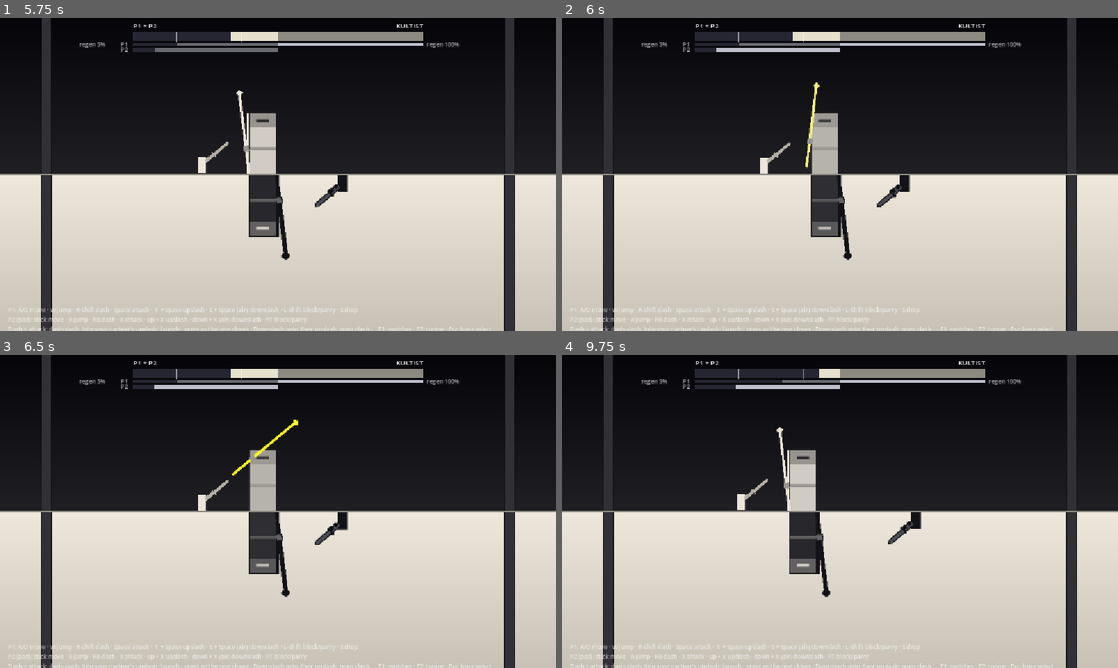
Above: before the commit, frames 1-4 (two rows, left to right).
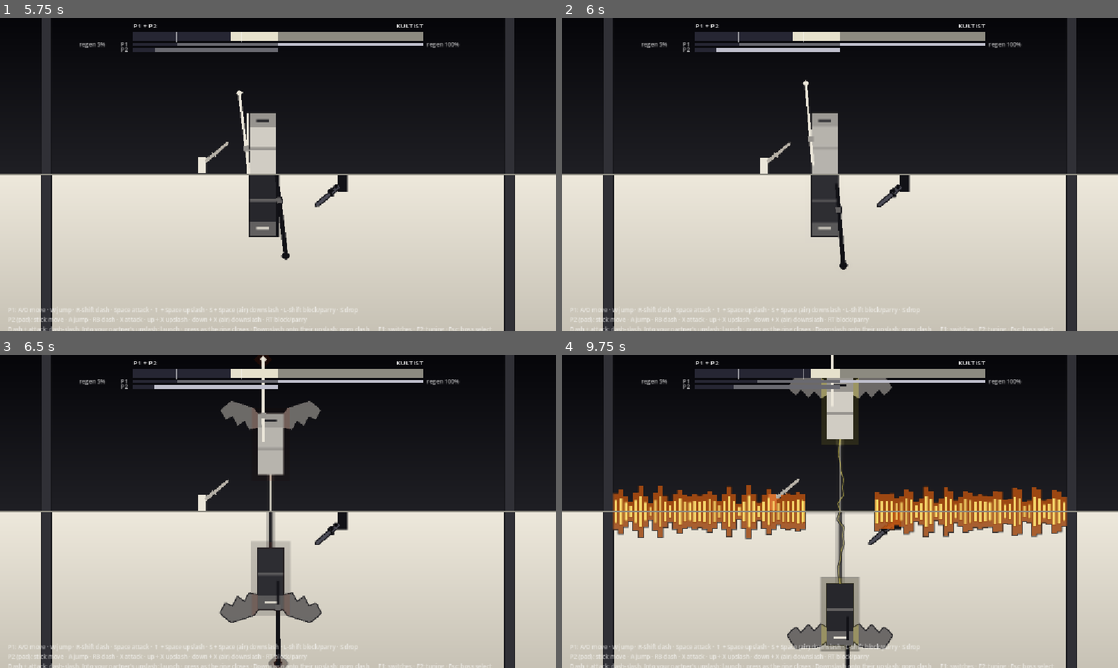
Above: after the commit, the same moments.

Repository: KayFisch/coop-sekiro-like
Game: Godot game, scene res://levels/kultist/kultist_room.tscn
Two runs of this game, one before a commit and one after it. Both use one fixed random seed, a clock stepped at 60 frames per second and the inputs below. This scene is started directly instead of the project's main scene. Sound files missing from this copy of the repository are replaced by a short silence.
Inputs (mouse positions are in pixels of both pictures, inside the frame that each line leads up to):
- Up to frame 1 (5.75 s): tap Enter at 0.5 s; move the mouse to (400, 158) at 0.52 s; hold Right 0.53-1.25 s; tap M at 0.6 s; click (400, 158) at 0.67 s; tap W (p1_jump) at 0.77, 1.07, 3.77, 4.07 s; drag from (166, 190) to (233, 280) at 1.27 s; move the mouse to (333, 105) at 2.02 s; hold Right 2.03-2.75 s; tap E at 2.1 s; drag from (250, 237) to (111, 127) at 2.77 s; move the mouse to (444, 221) at 3.52 s; hold Left 3.53-4.25 s; tap X at 3.6 s; drag from (111, 127) to (194, 96) at 4.27 s; move the mouse to (305, 174) at 5.02 s; hold Down from 5.03 s (still down); tap T at 5.1 s; click (305, 174) at 5.17 s
- Up to frame 2 (6 s): release Down at 5.75 s; tap R (restart) at 5.75 s; drag from (756, 96) to (767, 280) at 5.77 s
- Up to frame 3 (6.5 s): no input
- Up to frame 4 (9.75 s): move the mouse to (962, 495) at 6.52 s; hold Up 6.53-7.25 s; tap K at 6.6 s; tap W (p1_jump) at 6.77, 7.07 s; drag from (728, 527) to (895, 617) at 7.27 s; move the mouse to (895, 442) at 8.02 s; hold Down 8.03-8.75 s; tap N at 8.1 s; drag from (812, 574) to (673, 464) at 8.77 s; move the mouse to (1006, 558) at 9.52 s; hold Up from 9.53 s (still down); tap P at 9.6 s; click (1006, 558) at 9.67 s

Frame 1 is identical in both runs. In frame 2, 0.7% of the frame differs, in the area x 43-53%, y 19-81%; in frame 3, 5.3%; in frame 4, 15%, in the area x 9-91%, y 0-100%.

Commit message:
feat(kultist): add fire and lightning, his first great attack
He flies up over the middle and channels. Embers glow from the walls in
to a safe place in the middle, then fire erupts at the walls and runs
inward (no parry, no block: get out of it). Then lightning crackles
between his two images through the axis and strikes the middle: a
parrier's blade holds its energy for a moment; parried by both, it goes
back up into him. Then he comes down.

Co-Authored-By: Claude Opus 5.5 <noreply@anthropic.com>

Diff:
--- /dev/null
+++ b/actors/bosses/kultist/attacks/fire_and_lightning.gd
@@ -0,0 +1,176 @@
+class_name KultistFireAndLightning
+extends Attack
+## Fire, then lightning. FIRE_AND_LIGHTNING, the Kultist's first great attack (kultist.gd, "Fire
+## and lightning"):
+## 1. He flies to the middle of the room and up (channel_rise_time: the telegraph), his wings
+##    open, and channels: his staves held up over him, their heads glowing.
+## 2. Fire (magic/fire_wave.gd): embers where it will burn, from the walls in to the safe place in
+##    the middle (fire_tell_time), then it erupts at the walls and runs inward (fire_speed), each
+##    place burning fire_burn_time. Get into the middle: fire can't be parried or blocked.
+## 3. As it reaches the safe place, lightning (magic/lightning_bolt.gd) between his two images,
+##    through the axis: it crackles yellow (bolt_tell_time), flashes red (bolt_cue_time), and
+##    strikes everyone within its width (bolt_width) round the middle. Each has to parry it (the
+##    LIGHTNING rule). A parrier's blade holds its energy for a moment (absorb_time). Parried by
+##    both, it goes back up into him: a hit (reflect_heavy). Anyone in it who didn't parry is hit
+##    (bolt_heavy), or chipped behind a block.
+## 4. He stays up a moment (bolt_after_time), comes down (descend_time) and recovers (fire_recover).
+## Up there he has no guard: whoever reaches him hits him.
+
+enum Phase { NONE, EMBERS, BOLT, AFTER, DESCENDING }
+
+const GLOW_ALPHA = 0.35  # his glow, channeling
+
+var reflected = false  # this run's bolt went back into him (the tests read it)
+var _time = 0.0  # s since the attack proper began (execute())
+var _fire: KultistFire = null
+var _bolt: KultistBolt = null
+var _bolt_from = 0.0  # when the lightning begins to crackle (s, as _time)...
+var _bolt_at = 0.0  # ...and when it strikes
+var _cued = false
+var _cut_short = false
+
+
+func get_attack_name() -> String:
+	return "FIRE_AND_LIGHTNING"
+
+
+func fits(_boss_node) -> bool:
+	return true
+
+
+# Nobody needs to be near: he flies to the middle wherever they are.
+func needs_reach() -> bool:
+	return false
+
+
+# The middle of the room: where he flies, the safe place and the bolt.
+static func middle() -> float:
+	return (BaseBoss.ARENA_LEFT + BaseBoss.ARENA_RIGHT) / 2.0
+
+
+func start(boss_node, player_nodes: Array):
+	super(boss_node, player_nodes)
+	reflected = false
+	_time = 0.0
+	_fire = null
+	_bolt = null
+	_cued = false
+	_cut_short = false
+	boss.fly_to(Vector2(middle(), boss.home_position.y - boss.flight_height), boss.channel_rise_time)
+
+
+func get_telegraph_color() -> Color:
+	return boss.COLOR_IDLE
+
+
+func get_telegraph_duration() -> float:
+	return boss.channel_rise_time
+
+
+func update_telegraph(progress: float):
+	_channel(KultistElement.tell(KultistElement.FIRE), progress)
+
+
+func execute():
+	phase = Phase.EMBERS
+	_time = 0.0
+	boss.body.color = boss.COLOR_IDLE
+	_fire = KultistFire.light(boss, boss.get_parent())
+	_bolt_from = _fire.reaches_safe_at()
+	_bolt_at = _bolt_from + boss.bolt_tell_time + boss.bolt_cue_time
+	Sfx.play("clash_grind", -10.0)  # the embers kindling
+	_channel(KultistElement.cue(KultistElement.FIRE), 1.0)
+
+
+func update(delta: float):
+	_time += delta
+	match phase:
+		Phase.EMBERS:
+			_channel(KultistElement.cue(KultistElement.FIRE), 1.0)
+			if _time >= _bolt_from:
+				phase = Phase.BOLT
+				_bolt = KultistBolt.summon(boss, boss.get_parent())
+				Sfx.play("clash_grind", -12.0)  # the lightning crackling
+		Phase.BOLT:
+			var cue_at = _bolt_at - boss.bolt_cue_time
+			var lightning = KultistElement.tell(KultistElement.LIGHTNING)
+			if _time < cue_at:
+				_channel(lightning, 1.0)
+				if is_instance_valid(_bolt):
+					_bolt.tell((_time - _bolt_from) / maxf(cue_at - _bolt_from, 0.01))
+			elif _time < _bolt_at:
+				_channel(KultistElement.cue(KultistElement.LIGHTNING), 1.0)
+				if not _cued:
+					_cued = true
+					Sfx.play("stab", -2.0)  # the cue
+					if is_instance_valid(_bolt):
+						_bolt.cue()
+			else:
+				_strike()
+				if completed:
+					return  # it went back into him and broke him, or killed him
+				phase = Phase.AFTER
+				timer = boss.bolt_after_time
+		Phase.AFTER:
+			timer -= delta
+			_channel(KultistElement.tell(KultistElement.LIGHTNING), clampf(timer / maxf(boss.bolt_after_time, 0.01), 0.0, 1.0))
+			if timer <= 0.0:
+				boss.land(boss.descend_time)
+				phase = Phase.DESCENDING
+		Phase.DESCENDING:
+			_channel(Color.WHITE, 0.0)
+			if not boss.is_aloft():
+				finish(boss.fire_recover)
+
+
+# The lightning strikes: on everyone within its width round him. Parried by every player, it
+# goes back into him.
+func _strike():
+	var x = boss.global_position.x
+	var everyone = boss.get_players()
+	var under = everyone.filter(func(p): return absf(p.global_position.x - x) <= boss.bolt_width / 2.0)
+	var parriers = []
+	for p in under:
+		if boss.land_on(p, KultistElement.LIGHTNING, boss.bolt_heavy, null, true) == KultistElement.PARRIED:
+			parriers.append(p)
+			# The parrier holds its energy for a moment: their blade lit, and crackling.
+			p.cue_sync(boss.absorb_time, KultistElement.tell(KultistElement.LIGHTNING))
+			if is_instance_valid(_bolt):
+				_bolt.absorb(p, boss.absorb_time)
+			parry_success.emit(p, "kultist_bolt")
+	# TODO(design): a player outside it can't parry it, so it isn't sent back; it doesn't hit them.
+	reflected = not everyone.is_empty() and parriers.size() == everyone.size()
+	if is_instance_valid(_bolt):
+		_bolt.strike(reflected)
+	Sfx.play("grand_impact", -4.0)
+	Dev.note("kultist_bolt", {"under": under.size(), "parried": parriers.size(), "reflected": reflected})
+	if reflected:
+		boss.spawn_sparks(boss.global_position + Vector2(0.0, boss.body.size.y / 2.0), 24, Color.WHITE)
+		boss.take_reflection(boss.reflect_heavy)
+
+
+# His staves held up over him, their heads glowing `color` (`alpha`), and he with them.
+func _channel(color: Color, alpha: float):
+	for layer in boss.LAYERS:
+		boss.pose_staff(layer, boss.POSE_CHANNEL)
+		boss.tint_staff(layer, null)
+		boss.light_head(layer, color, alpha)
+	boss.set_glow(color, GLOW_ALPHA * alpha)
+
+
+func interrupt():
+	_cut_short = true
+	super()
+
+
+# Finished, the fire burns out and the bolt fades by themselves; cut short (staggered, dead),
+# they're put out.
+func cleanup():
+	if _cut_short:
+		if is_instance_valid(_fire):
+			_fire.fizzle()
+		if is_instance_valid(_bolt):
+			_bolt.fade()
+	_fire = null
+	_bolt = null
+	_cut_short = false
--- a/actors/bosses/kultist/kultist.gd
+++ b/actors/bosses/kultist/kultist.gd
@@ -94,8 +94,9 @@
 @export var bolt_tell_time = 0.9
 ## ...then flashes red, the cue, and strikes as that ends (s). Lightning is fast.
 @export var bolt_cue_time = 0.18
-## The bolt is this wide, round his middle (px): whoever stands in it has to parry it.
-@export var bolt_width = 120.0
+## The bolt is this wide, round his middle (px): whoever stands in it has to parry it. As wide as
+## the safe place, it strikes whoever is there.
+@export var bolt_width = 180.0
 ## The bolt is a heavy attack for the sync rules, on whoever doesn't parry it.
 @export var bolt_heavy = false
 ## A parry of the bolt: the player's blade holds its energy this long (s).
@@ -163,7 +164,7 @@
 
 
 func get_attack_pool() -> Array:
-	return [KultistStaffStrikes.new(), KultistFlight.new()]
+	return [KultistStaffStrikes.new(), KultistFireAndLightning.new(), KultistFlight.new()]
 
 
 # The next attack in attack_order that can come just now; the lab's pick (dev_next) first.
--- /dev/null
+++ b/actors/bosses/kultist/magic/fire_wave.gd
@@ -0,0 +1,143 @@
+class_name KultistFire
+extends Node2D
+## The fire of FIRE_AND_LIGHTNING (attacks/fire_and_lightning.gd), on the floor, in both halves.
+## First embers glow from the walls in to the edges of the safe place in the middle, brighter and
+## brighter (the tell, `tell_time`). Then it erupts at both walls and runs inward at `speed`, and
+## each place burns `burn_time` from the moment it's reached; nothing burns in the safe place.
+## A player standing in a burning place is hit, once, and thrown toward the middle (the FIRE rule,
+## kultist_element.gd: no parry, no block: get out of it). It frees itself once burnt out.
+
+const FLAME_HEIGHT = 64.0  # px: how high the flames lick (drawn)...
+const FLAME_REACH = 48.0  # ...and how high they hit: a player whose feet are above this is over them
+const TONGUE = 12.0  # px: one tongue of flame
+const EMBER_SPACING = 9.0  # px between two embers
+const FADE_TIME = 0.25  # s a burnt-out place takes to fade; the fire's end, too
+const EDGE_WIDTH = 2.0  # the safe place's edges, marked while the embers glow
+
+var boss  # the Kultist: his blows land through him (Kultist.land_on())
+var tell_time = 1.4
+var speed = 700.0
+var burn_time = 2.2
+var left = 24.0  # the room's walls...
+var right = 1128.0
+var safe_left = 486.0  # ...and the safe place between these
+var safe_right = 666.0
+var floor_y = 600.0
+var _age = 0.0
+var _hit = []  # players it has hit
+var _out_at = -1.0  # put out (fizzle()) at this age: fading, harmless
+
+
+# Lights a fire under `parent` (the room) for the Kultist `kultist`, with his numbers.
+static func light(kultist, parent: Node) -> KultistFire:
+	var fire = KultistFire.new()
+	fire.boss = kultist
+	fire.tell_time = kultist.fire_tell_time
+	fire.speed = maxf(kultist.fire_speed, 1.0)
+	fire.burn_time = kultist.fire_burn_time
+	fire.left = BaseBoss.ARENA_LEFT
+	fire.right = BaseBoss.ARENA_RIGHT
+	var middle = (BaseBoss.ARENA_LEFT + BaseBoss.ARENA_RIGHT) / 2.0
+	fire.safe_left = middle - kultist.safe_width / 2.0
+	fire.safe_right = middle + kultist.safe_width / 2.0
+	fire.floor_y = BaseBoss.ARENA_FLOOR_Y
+	parent.add_child(fire)
+	return fire
+
+
+func _ready():
+	top_level = true
+	global_position = Vector2.ZERO
+	z_index = 5
+
+
+# When the eruption reaches the edges of the safe place (s from its lighting).
+func reaches_safe_at() -> float:
+	return tell_time + maxf(safe_left - left, right - safe_right) / speed
+
+
+# How long it burns in all (s from its lighting).
+func lifetime() -> float:
+	return reaches_safe_at() + burn_time
+
+
+func is_erupted() -> bool:
+	return _age >= tell_time
+
+
+# True while place `x` burns.
+func burning(x: float) -> bool:
+	if _out_at >= 0.0 or x <= left or x >= right or (x > safe_left and x < safe_right):
+		return false
+	var since = _age - _reached_at(x)
+	return since >= 0.0 and since < burn_time
+
+
+# Puts it out: whatever glows or burns fades, and it hits nobody any more.
+func fizzle():
+	if _out_at < 0.0:
+		_out_at = _age
+
+
+# When the eruption reaches place `x` (s from its lighting).
+func _reached_at(x: float) -> float:
+	var from_wall = x - left if x <= safe_left else right - x
+	return tell_time + from_wall / speed
+
+
+func _physics_process(delta):
+	var was = _age
+	_age += delta
+	var out = _out_at >= 0.0
+	if was < tell_time and _age >= tell_time and not out:
+		Sfx.play("counter_hit", -8.0)  # it erupts
+		Fx.shake(self, 5.0)
+	if not out and is_instance_valid(boss):
+		for p in boss.get_players():
+			if p in _hit or not burning(p.global_position.x):
+				continue
+			var feet = p.global_position.y + p.body.size.y / 2.0
+			if feet < floor_y - FLAME_REACH:
+				continue  # over the flames
+			_hit.append(p)
+			var middle = (safe_left + safe_right) / 2.0
+			var way = signf(middle - p.global_position.x)
+			boss.land_on(p, KultistElement.FIRE, boss.fire_heavy, Vector2(way * boss.fire_knockback, -boss.fire_knockback * 0.6))
+	if _age > lifetime() + FADE_TIME or (out and _age > _out_at + FADE_TIME):
+		queue_free()
+		return
+	modulate.a = clampf(1.0 - (_age - _out_at) / FADE_TIME, 0.0, 1.0) if out else 1.0
+	queue_redraw()
+
+
+func _draw():
+	var tell = KultistElement.tell(KultistElement.FIRE)
+	var flame = KultistElement.cue(KultistElement.FIRE)
+	if _age < tell_time:
+		# The tell: embers where it will burn, brighter as it nears; the safe place's edges.
+		var glow = clampf(_age / maxf(tell_time, 0.01), 0.0, 1.0)
+		var x = left + EMBER_SPACING / 2.0
+		while x < right:
+			if x <= safe_left or x >= safe_right:
+				var flicker = 0.5 + 0.5 * sin(x * 0.37 + _age * 11.0)
+				var size = 2.0 + 3.0 * glow * flicker
+				draw_rect(Rect2(x - size / 2.0, floor_y - size, size, size), Color(tell.lerp(flame, glow * flicker), 0.35 + 0.65 * glow))
+			x += EMBER_SPACING
+		for edge in [safe_left, safe_right]:
+			draw_rect(Rect2(edge - EDGE_WIDTH / 2.0, floor_y - FLAME_HEIGHT * glow, EDGE_WIDTH, FLAME_HEIGHT * glow), Color(flame, 0.5 * glow))
+		return
+	# Erupted: a tongue of flame on every burning place, tall while it's fresh, low as it dies.
+	var x = left + TONGUE / 2.0
+	while x < right:
+		if x <= safe_left or x >= safe_right:
+			var since = _age - _reached_at(x)
+			if since >= 0.0 and since < burn_time + FADE_TIME:
+				var life = 1.0 - clampf((since - burn_time) / FADE_TIME, 0.0, 1.0)
+				var fresh = clampf(since / 0.12, 0.0, 1.0)
+				var lick = 0.65 + 0.35 * sin(x * 0.51 + _age * 17.0) * sin(x * 0.13 - _age * 7.0)
+				var height = FLAME_HEIGHT * fresh * lick * lerpf(0.55, 1.0, life)
+				var base = Rect2(x - TONGUE / 2.0, floor_y - height, TONGUE, height)
+				draw_rect(base, Color(tell.lerp(flame, 0.6), 0.85 * life))
+				var core = Rect2(x - TONGUE / 4.0, floor_y - height * 0.6, TONGUE / 2.0, height * 0.6)
+				draw_rect(core, Color(Color(1.0, 0.9, 0.45), 0.9 * life))
+		x += TONGUE
--- /dev/null
+++ b/actors/bosses/kultist/magic/lightning_bolt.gd
@@ -0,0 +1,172 @@
+class_name KultistBolt
+extends Node2D
+## The lightning of FIRE_AND_LIGHTNING (attacks/fire_and_lightning.gd): a bolt straight down from
+## the Kultist, flying over the middle, to the floor. His reflection's bolt meets it there, so on
+## the mirrored screen it runs between his two images through the axis, in both halves. The attack
+## drives it: it crackles yellow (tell(), the tell), flashes red (cue(), the cue to parry) and
+## strikes (strike()), then fades; sent back by both players' parries it runs up into him instead.
+## Its width, marked on the floor while it crackles, is where it strikes. A player who parried it
+## holds its energy for a moment (absorb()): it crackles along their blade, in their half.
+
+enum Mode { TELL, CUE, STRUCK }
+
+const SEGMENT = 18.0  # px: the jagged line's steps...
+const JAG = 9.0  # ...and how far each strays sideways
+const CRACKLE_TIME = 0.05  # s between two shapes of the jag
+const STRIKE_TIME = 0.35  # s the strike's light takes to fade
+const MARK_HEIGHT = 28.0  # px: the marks at its width's edges
+const ABSORB_JAG = 4.0  # px: the energy crackling along a parrier's blade
+
+var boss  # the Kultist: it runs from his feet
+var width = 120.0  # px wide, round his x
+var floor_y = 600.0
+var _mode = Mode.TELL
+var _progress = 0.0  # through the tell, 0..1
+var _reflected = false
+var _since = 0.0  # s since it struck
+var _shape_age = 0.0
+var _jag = PackedFloat32Array()  # the jag's sideways offsets, re-rolled every CRACKLE_TIME
+var _absorbs = []  # {player, left: s, part: Node2D} for each parrier
+
+
+# A bolt for the Kultist `kultist`, under `parent` (the room); it waits for tell().
+static func summon(kultist, parent: Node) -> KultistBolt:
+	var bolt = KultistBolt.new()
+	bolt.boss = kultist
+	bolt.width = kultist.bolt_width
+	bolt.floor_y = BaseBoss.ARENA_FLOOR_Y
+	parent.add_child(bolt)
+	return bolt
+
+
+func _ready():
+	top_level = true
+	global_position = Vector2.ZERO
+	z_index = 6
+	_roll()
+
+
+# Crackling, `progress` 0..1 of the way to its cue.
+func tell(progress: float):
+	_mode = Mode.TELL
+	_progress = clampf(progress, 0.0, 1.0)
+
+
+# The red flash: it strikes as this ends.
+func cue():
+	_mode = Mode.CUE
+
+
+# It strikes: down onto the floor, or (`reflected`) back up into him.
+func strike(reflected: bool):
+	_mode = Mode.STRUCK
+	_reflected = reflected
+	_since = 0.0
+
+
+# A parrier holds its energy for `duration` (s), crackling along their blade, in their half.
+func absorb(player, duration: float):
+	var part = Node2D.new()
+	part.draw.connect(_draw_absorb.bind(part, player))
+	add_child(part)
+	_absorbs.append({"player": player, "left": duration, "part": part})
+
+
+# Put out at once, unstruck (his attack cut short).
+func fade():
+	if _mode != Mode.STRUCK:
+		_mode = Mode.STRUCK
+		_reflected = false
+		_since = STRIKE_TIME  # nothing left to show
+
+
+func _process(delta):
+	_shape_age += delta
+	if _shape_age >= CRACKLE_TIME:
+		_shape_age = 0.0
+		_roll()
+	if _mode == Mode.STRUCK:
+		_since += delta
+	for absorb in _absorbs.duplicate():
+		absorb.left -= delta
+		if absorb.left <= 0.0 or not is_instance_valid(absorb.player):
+			absorb.part.queue_free()
+			_absorbs.erase(absorb)
+		else:
+			absorb.part.visibility_layer = absorb.player.visibility_layer
+			absorb.part.queue_redraw()
+	if (_mode == Mode.STRUCK and _since >= STRIKE_TIME and _absorbs.is_empty()) or not is_instance_valid(boss):
+		queue_free()
+		return
+	queue_redraw()
+
+
+func _roll():
+	_jag = PackedFloat32Array()
+	for i in 64:
+		_jag.append(randf_range(-JAG, JAG))
+
+
+# Where it runs: from his feet to the floor, at his x.
+func _top() -> Vector2:
+	return boss.global_position + Vector2(0.0, boss.body.size.y / 2.0)
+
+
+func _line(from: Vector2, to: Vector2, jag: float) -> PackedVector2Array:
+	var points = PackedVector2Array([from])
+	var steps = maxi(int(from.distance_to(to) / SEGMENT), 1)
+	for i in range(1, steps):
+		points.append(from.lerp(to, float(i) / steps) + Vector2(_jag[i % _jag.size()] * jag / JAG, 0.0))
+	points.append(to)
+	return points
+
+
+func _draw():
+	if not is_instance_valid(boss):
+		return
+	var top = _top()
+	var bottom = Vector2(top.x, floor_y)
+	var tell_color = KultistElement.tell(KultistElement.LIGHTNING)
+	var cue_color = KultistElement.cue(KultistElement.LIGHTNING)
+	var half = width / 2.0
+	match _mode:
+		Mode.TELL, Mode.CUE:
+			var cue = _mode == Mode.CUE
+			var color = cue_color if cue else tell_color
+			var alpha = 1.0 if cue else 0.3 + 0.6 * _progress
+			if bottom.y - top.y > 1.0:
+				draw_polyline(_line(top, bottom, JAG), Color(color, alpha), 4.0 if cue else 2.0, true)
+			# Its width on the floor: where it will strike.
+			for x in [top.x - half, top.x + half]:
+				draw_rect(Rect2(x - 1.0, floor_y - MARK_HEIGHT, 2.0, MARK_HEIGHT), Color(color, 0.4 + 0.5 * alpha))
+			draw_rect(Rect2(top.x - half, floor_y - 3.0, width, 3.0), Color(color, 0.25 * alpha))
+		Mode.STRUCK:
+			var fade = clampf(1.0 - _since / STRIKE_TIME, 0.0, 1.0)
+			if fade <= 0.0:
+				return
+			# The strike's light over its whole width, and its white-hot core: down, or (sent back)
+			# up from the floor into him.
+			var column = Color(Color.WHITE if _reflected else tell_color, 0.35 * fade)
+			draw_rect(Rect2(top.x - half, top.y, width, bottom.y - top.y), column)
+			var core_from = bottom if _reflected else top
+			var core_to = top if _reflected else bottom
+			draw_polyline(_line(core_from, core_to, JAG * 1.5), Color(tell_color, fade), 10.0, true)
+			draw_polyline(_line(core_from, core_to, JAG * 1.5), Color(Color.WHITE, fade), 4.0, true)
+
+
+# A parrier's blade, crackling with the energy it holds.
+func _draw_absorb(part: Node2D, player):
+	if not is_instance_valid(player):
+		return
+	var from = player.blade_point(0.0)
+	var to = player.blade_point(1.0)
+	var color = KultistElement.tell(KultistElement.LIGHTNING)
+	var points = PackedVector2Array()
+	var steps = 6
+	for i in steps + 1:
+		var along = from.lerp(to, float(i) / steps)
+		var sideways = (to - from).orthogonal().normalized() * _jag[(i * 7) % _jag.size()] * ABSORB_JAG / JAG
+		points.append(along + (sideways if i > 0 and i < steps else Vector2.ZERO))
+	part.draw_polyline(points, Color(color, 0.9), 3.0, true)
+	part.draw_polyline(points, Color(Color.WHITE, 0.9), 1.2, true)
+	part.draw_circle(to, 6.0 + 2.0 * sin(_shape_age * 60.0), Color(color, 0.5))
Not shown, added: actors/bosses/kultist/attacks/fire_and_lightning.gd.uid
Not shown, added: actors/bosses/kultist/magic/fire_wave.gd.uid
Not shown, added: actors/bosses/kultist/magic/lightning_bolt.gd.uid
